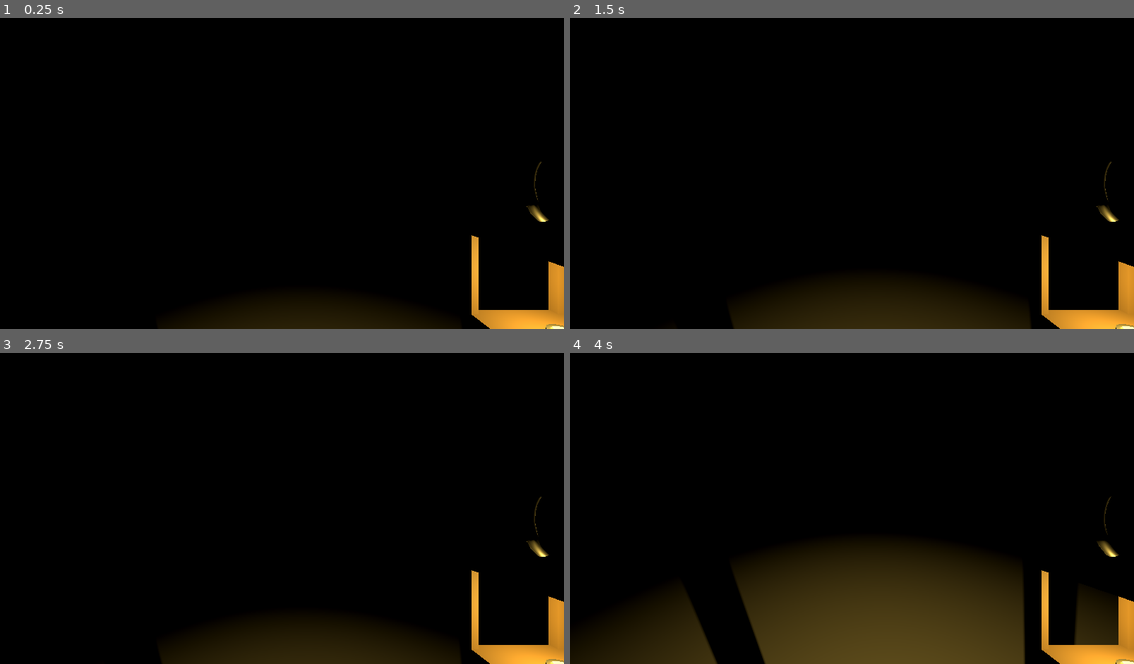
Above: before the commit, frames 1-4 (two rows, left to right).
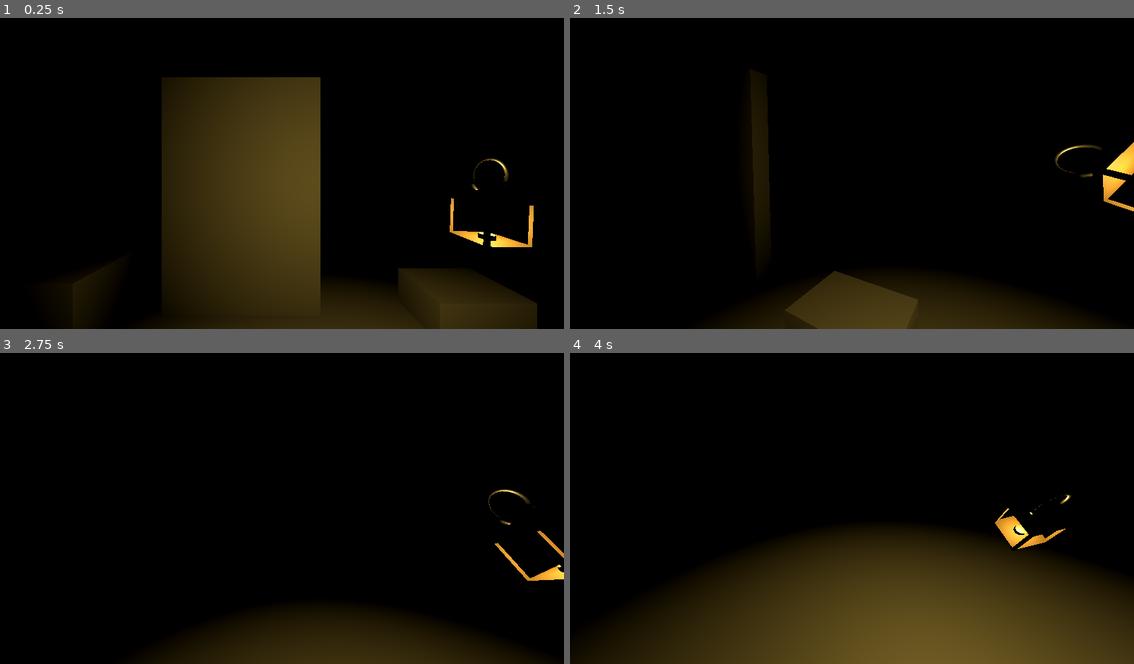
Above: after the commit, the same moments.

Repository: yawutheawu/CodingProjects
Game: Godot game, scene res://Scenes/HorrorHouse.tscn
The game is run twice, just before and just after one commit, with the same random seed, the same clock (stepped at 60 frames per second) and the same inputs.
Inputs (mouse positions are in pixels of both pictures, inside the frame that each line leads up to):
- Up to frame 1 (0.25 s): no input
- Up to frame 2 (1.5 s): tap Enter (ui_accept) at 0.5, 0.77 s; move the mouse to (976, 154) at 0.52 s; hold Right (ui_right) 0.53-1.28 s; tap Middle mouse button (mouse_middle) at 0.6, 1.35 s; move the mouse to (823, 173) at 1.27 s; hold Up (ui_up) from 1.28 s (still down)
- Up to frame 3 (2.75 s): tap Enter (ui_accept) at 1.52 s; move the mouse to (338, 436) at 2.02 s; release Up (ui_up) at 2.03 s; hold Right (ui_right) from 2.03 s (still down); tap Middle mouse button (mouse_middle) at 2.1 s
- Up to frame 4 (4 s): move the mouse to (846, 511) at 2.77 s; release Right (ui_right) at 2.78 s; hold Up (ui_up) 2.78-3.53 s; tap Middle mouse button (mouse_middle) at 2.85, 3.6 s; tap Enter (ui_accept) at 3.02, 3.77 s; move the mouse to (1021, 552) at 3.52 s; hold Left (ui_left) from 3.53 s (still down)

The runs differ from the first frame. In frame 1, 26% of the frame differs, in the area x 12-100%, y 19-100%; in frame 2, 6.2%; in frame 3, 2.4%; in frame 4, 8.8%.

Commit message:
This commit was pushed automatically to CodingProjects (Not the best idea)

Diff:
--- /dev/null
+++ b/Gamedev Projects/Godot/horror-game/Scenes/Door.tscn
@@ -0,0 +1,23 @@
+[gd_scene load_steps=3 format=3 uid="uid://m32tm42hpo3f"]
+
+[ext_resource type="Script" uid="uid://bil45vena0txc" path="res://Scripts/Door.gd" id="1_bx7sw"]
+
+[sub_resource type="ConcavePolygonShape3D" id="ConcavePolygonShape3D_38ogf"]
+data = PackedVector3Array(-1, -1.5, 0.125, -1, -1.5, -0.125, -1, 1.5, -0.125, 1, -1.5, -0.125, -1, -1.5, -0.125, -1, -1.5, 0.125, -1, 1.5, -0.125, -1, -1.5, -0.125, 1, -1.5, -0.125, -1, 1.5, -0.125, -1, 1.5, 0.125, -1, -1.5, 0.125, -1, -1.5, 0.125, -1, 1.5, 0.125, 1, 1.5, 0.125, 1, 1.5, 0.125, -1, 1.5, 0.125, -1, 1.5, -0.125, -1, -1.5, 0.125, 1, -1.5, 0.125, 1, -1.5, -0.125, 1, 1.5, 0.125, 1, -1.5, 0.125, -1, -1.5, 0.125, 1, -1.5, -0.125, 1, -1.5, 0.125, 1, 1.5, 0.125, 1, -1.5, -0.125, 1, 1.5, -0.125, -1, 1.5, -0.125, -1, 1.5, -0.125, 1, 1.5, -0.125, 1, 1.5, 0.125, 1, 1.5, 0.125, 1, 1.5, -0.125, 1, -1.5, -0.125)
+
+[node name="Door" type="Area3D"]
+script = ExtResource("1_bx7sw")
+
+[node name="PivotPoin" type="Node3D" parent="."]
+transform = Transform3D(1, 0, 0, 0, 1, 0, 0, 0, 1, -1, 0, 0)
+
+[node name="DoorMesh" type="CSGBox3D" parent="PivotPoin"]
+transform = Transform3D(1, 0, 0, 0, 1, 0, 0, 0, 1, 1, 1.5, 0)
+size = Vector3(2, 3, 0.25)
+
+[node name="DoorCol" type="CollisionShape3D" parent="."]
+transform = Transform3D(1, 0, 0, 0, 1, 0, 0, 0, 1, 0.01913, 1.49018, 0.00893295)
+shape = SubResource("ConcavePolygonShape3D_38ogf")
+
+[connection signal="body_entered" from="." to="." method="_on_body_entered"]
+[connection signal="ready" from="." to="." method="_on_ready"]
--- a/Gamedev Projects/Godot/horror-game/Scenes/HorrorHouse.tscn
+++ b/Gamedev Projects/Godot/horror-game/Scenes/HorrorHouse.tscn
@@ -1,7 +1,7 @@
 [gd_scene load_steps=5 format=3 uid="uid://bvhxyn70ou5jr"]
 
 [ext_resource type="PackedScene" uid="uid://y3y1thfwslg5" path="res://Scenes/player.tscn" id="1_xahn0"]
-[ext_resource type="PackedScene" uid="uid://caqpwtsqj6w0t" path="res://Scenes/lantern.tscn" id="2_4uyje"]
+[ext_resource type="PackedScene" uid="uid://m32tm42hpo3f" path="res://Scenes/Door.tscn" id="2_4uyje"]
 
 [sub_resource type="ConcavePolygonShape3D" id="ConcavePolygonShape3D_xahn0"]
 data = PackedVector3Array(-10, -0.05, 10, -10, -0.05, -10, -10, 0.05, -10, 10, -0.05, -10, -10, -0.05, -10, -10, -0.05, …(464 unchanged characters)…
@@ -64,8 +64,23 @@
 transform = Transform3D(1, 0, 0, 0, 0.974925, 0.222536, 0, -0.222536, 0.974925, 1.50861, -0.925873, 1.35009)
 shape = SubResource("ConcavePolygonShape3D_4uyje")
 
+[node name="South" type="CSGBox3D" parent="Greyboxing"]
+transform = Transform3D(1, 0, 0, 0, 1, 0, 0, 0, 1, -0.476879, 0.0132747, -1.44213)
+size = Vector3(1, 0.741699, 0.550903)
+
+[node name="West" type="CSGBox3D" parent="Greyboxing"]
+transform = Transform3D(1, 0, 0, 0, 1, 0, 0, 0, 1, -2.30949, 0.28485, -2.73636)
+
+[node name="North" type="CSGBox3D" parent="Greyboxing"]
+transform = Transform3D(1, 0, 0, 0, 1, 0, 0, 0, 1, -0.420441, 0.562956, -4.44891)
+size = Vector3(1, 1.27136, 0.323975)
+
+[node name="East" type="CSGBox3D" parent="Greyboxing"]
+transform = Transform3D(1, 0, 0, 0, 1, 0, 0, 0, 1, 2.29954, 0.2843, -2.76652)
+size = Vector3(1, 0.429199, 0.765137)
+
 [node name="Player" parent="." instance=ExtResource("1_xahn0")]
 transform = Transform3D(1, 0, 0, 0, 1, 0, 0, 0, 1, 0.182227, 1.04873, -0.00328255)
 
-[node name="Lantern" parent="Player" instance=ExtResource("2_4uyje")]
-transform = Transform3D(9.442e-05, -4.85639e-05, 1, -9.06293e-05, 1, 4.85639e-05, -1, -9.06293e-05, 9.442e-05, 0.320859, 0.612966, -0.488756)
+[node name="Door" parent="." instance=ExtResource("2_4uyje")]
+transform = Transform3D(1, 0, 0, 0, 1, 0, 0, 0, 1, -0.332684, 0.0396549, -2.9851)
--- a/Gamedev Projects/Godot/horror-game/Scenes/lantern.tscn
+++ b/Gamedev Projects/Godot/horror-game/Scenes/lantern.tscn
@@ -6,10 +6,10 @@
 [ext_resource type="Material" uid="uid://ccx3nnltjnuby" path="res://Assets/Lantern/Textures/Wood.tres" id="4_bfd3w"]
 [ext_resource type="Material" uid="uid://dtx8dj6on0gdf" path="res://Assets/Lantern/Textures/LaqueredWood.tres" id="5_rh7lw"]
 
-[sub_resource type="ConvexPolygonShape3D" id="ConvexPolygonShape3D_rh7lw"]
+[sub_resource type="ConvexPolygonShape3D" id="ConvexPolygonShape3D_vttwc"]
 points = PackedVector3Array(-0.00286783, -0.0146046, 0.248356, 0.0593958, 0.0593958, 0.130483, 0.0577834, -0.0596279, 0 …(975 unchanged characters)…
 
-[node name="Lantern" type="Node3D"]
+[node name="RigidBody3D" type="RigidBody3D"]
 
 [node name="OmniLight3D" type="OmniLight3D" parent="."]
 transform = Transform3D(1, 0, 0, 0, 1, 0, 0, 0, 1, 0.0024778, 0.0168886, 0.000363603)
@@ -64,12 +64,6 @@
 surface_material_override/23 = ExtResource("4_bfd3w")
 surface_material_override/24 = ExtResource("3_s6onl")
 
-[node name="RigidBody3D" type="RigidBody3D" parent="."]
-
-[node name="CollisionShape3D" type="CollisionShape3D" parent="RigidBody3D"]
-transform = Transform3D(1, 0, 0, 0, -4.37114e-08, 1, 0, -1, -4.37114e-08, 0.00282168, -0.00448996, 1.7345e-05)
-shape = SubResource("ConvexPolygonShape3D_rh7lw")
-
 [node name="OmniLight3D2" type="OmniLight3D" parent="."]
 transform = Transform3D(1, 0, 0, 0, 1, 0, 0, 0, 1, 0, 0.0563256, 0)
 light_color = Color(0.711929, 0.586043, 0.244463, 1)
@@ -77,8 +71,11 @@
 light_indirect_energy = 2.5
 light_size = 0.01
 light_specular = 1.0
-shadow_enabled = true
 distance_fade_enabled = true
 distance_fade_begin = 1.0
 distance_fade_length = 49.0
 omni_range = 3.67142
+
+[node name="CollisionShape3D" type="CollisionShape3D" parent="."]
+transform = Transform3D(1, 0, 0, 0, -4.37114e-08, 1, 0, -1, -4.37114e-08, 0.00164145, -0.00448998, 0.000662088)
+shape = SubResource("ConvexPolygonShape3D_vttwc")
--- a/Gamedev Projects/Godot/horror-game/Scenes/player.tscn
+++ b/Gamedev Projects/Godot/horror-game/Scenes/player.tscn
@@ -1,6 +1,10 @@
-[gd_scene load_steps=6 format=3 uid="uid://y3y1thfwslg5"]
+[gd_scene load_steps=8 format=3 uid="uid://y3y1thfwslg5"]
 
 [ext_resource type="Script" uid="uid://cuq4lid1oocau" path="res://Scripts/playermove.gd" id="1_no3j7"]
+[ext_resource type="PackedScene" uid="uid://caqpwtsqj6w0t" path="res://Scenes/lantern.tscn" id="2_cvnsp"]
+
+[sub_resource type="BoxShape3D" id="BoxShape3D_6t5aa"]
+size = Vector3(0.114197, 0.116699, 0.0570068)
 
 [sub_resource type="Environment" id="Environment_v0iea"]
 background_mode = 1
@@ -34,6 +38,12 @@
 safe_margin = 0.1
 script = ExtResource("1_no3j7")
 
+[node name="StaticBody3D" type="StaticBody3D" parent="."]
+
+[node name="CollisionShape3D" type="CollisionShape3D" parent="StaticBody3D"]
+transform = Transform3D(1, 0, 0, 0, 1, 0, 0, 0, 1, 0.587155, 0.910148, -0.86122)
+shape = SubResource("BoxShape3D_6t5aa")
+
 [node name="Camera3D" type="Camera3D" parent="."]
 transform = Transform3D(1, 0, 0, 0, 1, 0, 0, 0, 1, 0, 0.813634, -0.264673)
 environment = SubResource("Environment_v0iea")
@@ -46,3 +56,21 @@
 [node name="CSGBakedCollisionShape3D" type="CollisionShape3D" parent="."]
 transform = Transform3D(1, 0, 0, 0, 1, 0, 0, 0, 1, 0, 0.027018, 0.1)
 shape = SubResource("CapsuleShape3D_v0iea")
+
+[node name="Lantern" parent="." instance=ExtResource("2_cvnsp")]
+transform = Transform3D(9.442e-05, -4.85639e-05, 1, -9.06293e-05, 1, 4.85639e-05, -1, -9.06293e-05, 9.442e-05, 0.592929, 0.612966, -0.852201)
+
+[node name="Generic6DOFJoint3D" type="Generic6DOFJoint3D" parent="."]
+transform = Transform3D(1, 0, 0, 0, 1, 0, 0, 0, 1, 0.587155, 0.853844, -0.86122)
+node_a = NodePath("../StaticBody3D")
+node_b = NodePath("../Lantern")
+linear_limit_x/upper_distance = 0.01
+linear_limit_x/lower_distance = -0.01
+linear_limit_y/upper_distance = 0.1
+linear_limit_y/lower_distance = 0.1
+linear_limit_z/upper_distance = 0.01
+linear_limit_z/lower_distance = 0.01
+angular_limit_x/upper_angle = 1.0472
+angular_limit_x/lower_angle = -1.0472
+angular_limit_z/upper_angle = 1.0472
+angular_limit_z/lower_angle = -1.0472
--- /dev/null
+++ b/Gamedev Projects/Godot/horror-game/Scripts/Door.gd
@@ -0,0 +1,16 @@
+extends Area3D
+
+func _on_body_entered(body):
+	print("Door Touched")
+	print(body.name)
+	for i in range(0,100,0.5):
+		$PivotPoin.rotation = Vector3(0,-deg_to_rad(i),0)
+		$DoorCol.rotation = $PivotPoin/DoorMesh.rotation
+		$DoorCol.global_position = $PivotPoin/DoorMesh.global_position
+		await get_tree().create_timer(0.1).timeout
+	$PivotPoin.rotation = Vector3(0,deg_to_rad(-99.0),0)
+	$DoorCol.rotation = $PivotPoin/DoorMesh.rotation
+	$DoorCol.global_position = $PivotPoin/DoorMesh.global_position
+
+func _on_ready():
+	print("AreaReady")
--- a/Gamedev Projects/Godot/horror-game/Scripts/playermove.gd
+++ b/Gamedev Projects/Godot/horror-game/Scripts/playermove.gd
@@ -66,7 +66,6 @@
 		rotation_degrees.y -= rotation_delta.x  # Horizontal rotation
 		rotation_degrees.x -= rotation_delta.y  # Vertical rotation
 		rotation_degrees.x = clamp(rotation_degrees.x, -90, 90)  # Limit vertical rotation to avoid flipping
-		print(rotation_delta)
 
 # Function to process input events
 func _input(event: InputEvent) -> void:
Not shown, added: Gamedev Projects/Godot/horror-game/Scripts/Door.gd.uid
Not shown, added: Blender/Hard Surface Shenanigans/Light.blend
Not shown, added: Blender/Hard Surface Shenanigans/Light.blend1
Not shown, changed: Python/Games/Adventure Game/Main.py
Not shown, changed: Python/Games/Adventure Game/test.py
Not shown, added: Python/dictionaryWork/1v1.py
